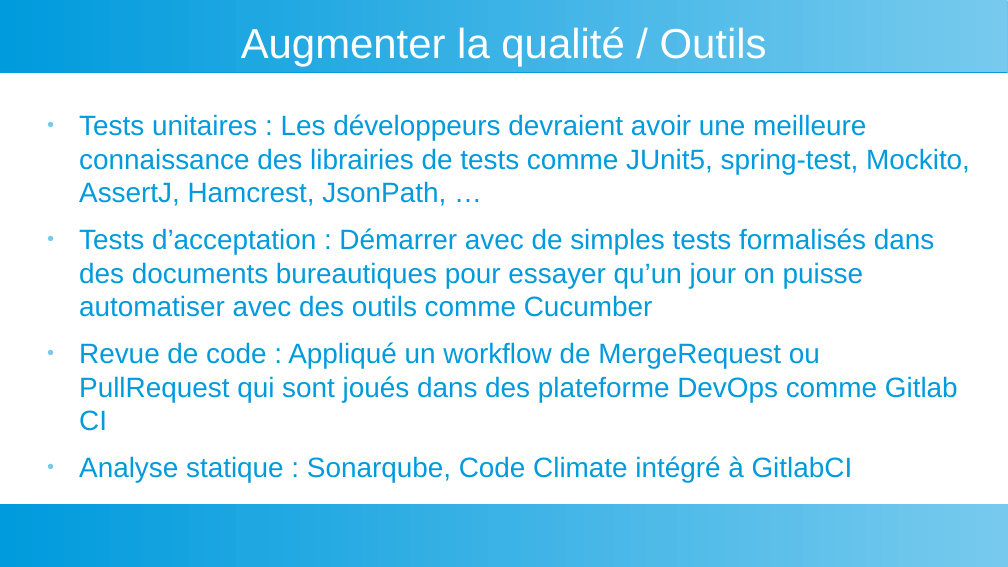
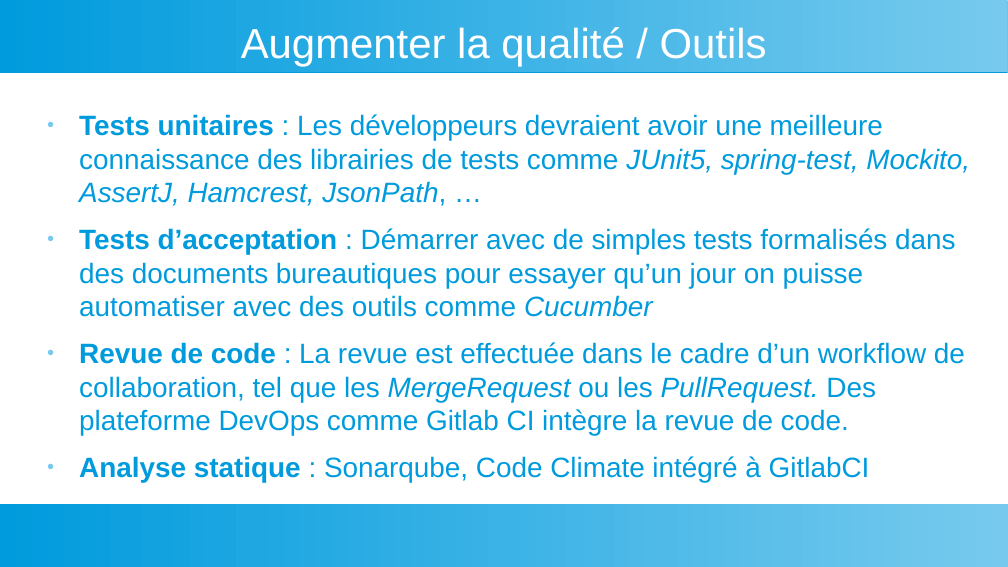
Before and after one commit to dthibau/bceao-cursus, a slide deck: slide 26 of 1_etatdeslieux/RapportAudit.odp. Drawn at 1008x567 pixels with LibreOffice and Linux fonts; fonts in the diff are those of the drawing. Boxes give left, top, right and bottom in pixels: in the first picture for what was removed or moved away, otherwise in the second. Text is boxed around its words. In the diff, an @@ line names an element or a change of style, - is before the commit and + after.

```diff
--- a/1_etatdeslieux/RapportAudit.odp
+++ b/1_etatdeslieux/RapportAudit.odp
@@ text at box(79, 114, 970, 483): bold on in "Tests unitaires", "Tests d’acceptation", "Analyse statique"; italic on in "JUnit5, spring-test, Mockito, AssertJ, Hamcrest, JsonPath,", "Cucumber" @@
@@ text at box(79, 342, 965, 436): text changed @@
-● Revue de code : Appliqué un workflow de MergeRequest ou PullRequest qui sont joués dans des plateforme DevOps comme Gitlab CI
+● Revue de code : La revue est effectuée dans le cadre d’un workflow de collaboration, tel que les MergeRequest ou les PullRequest. Des plateforme DevOps comme Gitlab CI intègre la revue de code.
```
Also in this commit, not shown: 17 other slides changed, 1 other file.
